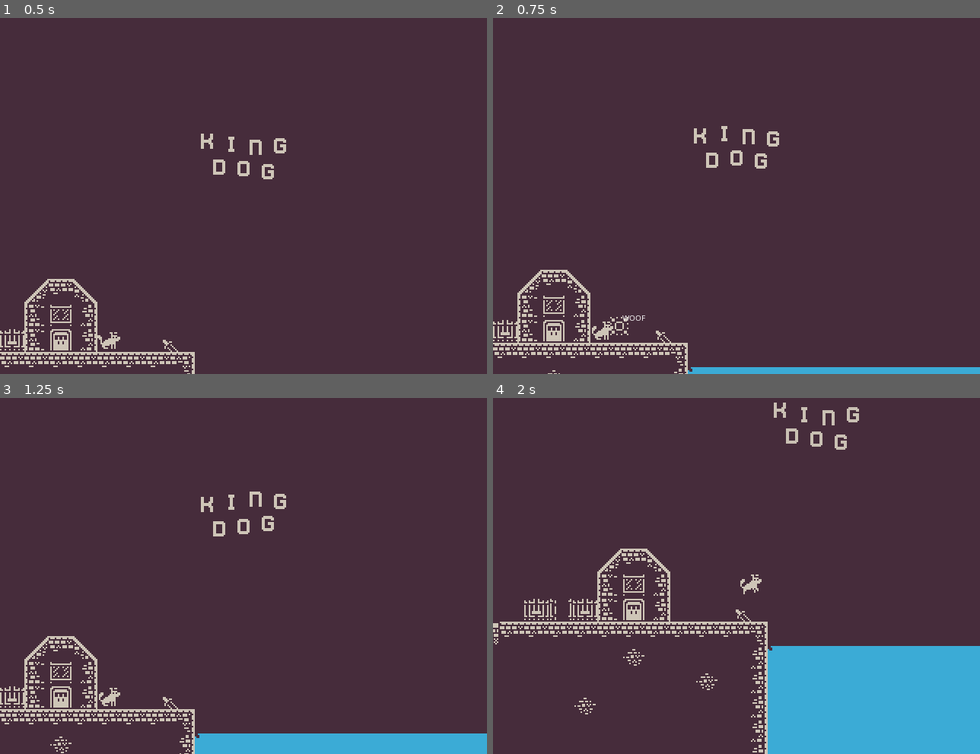
Above: before the commit, frames 1-4 (two rows, left to right).
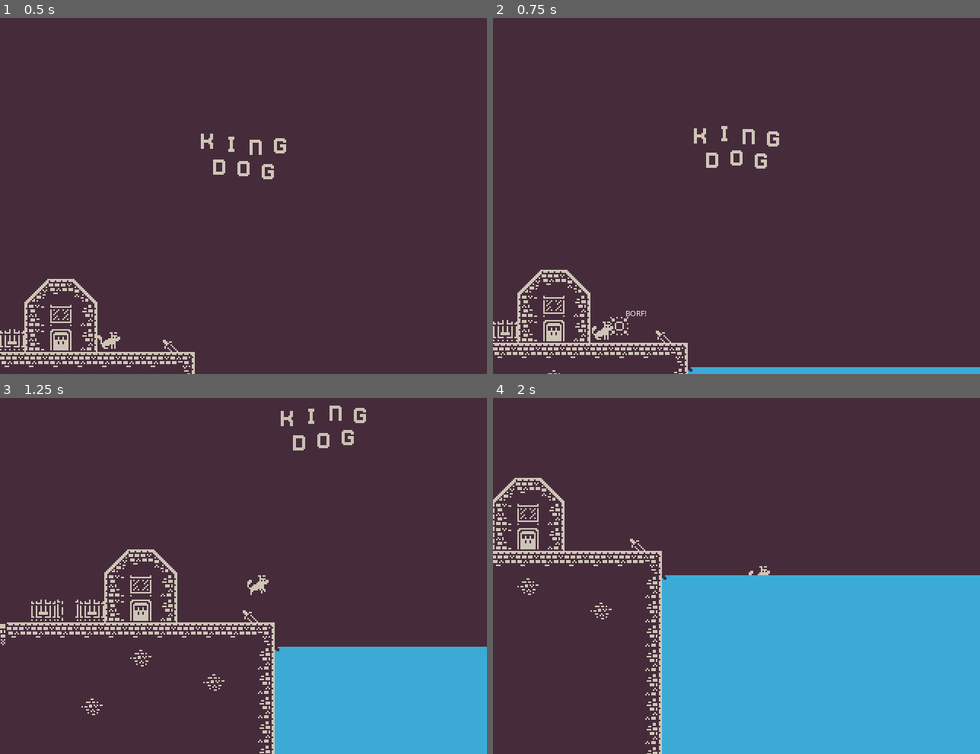
Above: after the commit, the same moments.

Repository: jdgazlay/king_dog
Game: Godot game, scene res://src/scenes/World.tscn
Two runs of this game, one before a commit and one after it. Both use one fixed random seed, a clock stepped at 60 frames per second and the inputs below.
Inputs:
- Up to frame 1 (0.5 s): no input
- Up to frame 2 (0.75 s): tap Enter at 0.5 s; hold Right (ui_right) from 0.53 s (still down); tap Space (bark) at 0.6 s
- Up to frame 3 (1.25 s): keep holding Right (ui_right); tap Up (ui_up) at 0.77 s
- Up to frame 4 (2 s): keep holding Right (ui_right); tap Space (bark) at 1.35 s; tap Up (ui_up) at 1.52 s

Frame 1 is identical in both runs. In frame 2, less than 0.1% of the frame differs, in the area x 26-32%, y 82-86%; in frame 3, 17%; in frame 4, 24%, in the area x 0-100%, y 1-100%.

Commit message:
add bark hint and directional borking

Diff:
--- a/src/scenes/Player.tscn
+++ b/src/scenes/Player.tscn
@@ -98,19 +98,20 @@
 
 [node name="WoofSprite1" type="Sprite" parent="."]
 visible = false
-position = Vector2( 11, -3 )
+position = Vector2( 11, -3.04377 )
 scale = Vector2( 0.382064, 0.382064 )
 texture = ExtResource( 3 )
 
 [node name="Woof" type="Label" parent="."]
 visible = false
-margin_left = 13.4063
-margin_top = -11.9725
-margin_right = 25.4063
-margin_bottom = -3.97246
+margin_left = -24.0
+margin_top = -17.0
+margin_right = 28.0
+margin_bottom = -9.0
 custom_fonts/font = ExtResource( 4 )
 custom_colors/font_color = Color( 1, 1, 1, 1 )
 text = "WOOF"
+align = 2
 __meta__ = {
 "_edit_use_anchors_": false,
 "_editor_description_": ""
@@ -118,13 +119,14 @@
 
 [node name="Borf" type="Label" parent="."]
 visible = false
-margin_left = 13.4063
-margin_top = -11.9725
-margin_right = 25.4063
-margin_bottom = -3.97246
+margin_left = -26.0
+margin_top = -15.0
+margin_right = 29.0
+margin_bottom = -7.0
 custom_fonts/font = ExtResource( 4 )
 custom_colors/font_color = Color( 1, 1, 1, 1 )
 text = "BORF!"
+align = 2
 __meta__ = {
 "_edit_use_anchors_": false,
 "_editor_description_": ""
@@ -132,13 +134,14 @@
 
 [node name="Bork" type="Label" parent="."]
 visible = false
-margin_left = 13.4063
-margin_top = -11.9725
-margin_right = 25.4063
-margin_bottom = -3.97246
+margin_left = -23.0
+margin_top = -19.0
+margin_right = 28.0
+margin_bottom = -11.0
 custom_fonts/font = ExtResource( 4 )
 custom_colors/font_color = Color( 1, 1, 1, 1 )
 text = "BORK!"
+align = 2
 __meta__ = {
 "_edit_use_anchors_": false,
 "_editor_description_": ""
--- a/src/scenes/World.tscn
+++ b/src/scenes/World.tscn
@@ -16,6 +16,8 @@
 [ext_resource path="res://src/scripts/Title.gd" type="Script" id=14]
 [ext_resource path="res://assets/water/fish.png" type="Texture" id=15]
 [ext_resource path="res://assets/water/water_splash.png" type="Texture" id=16]
+[ext_resource path="res://assets/e_key.png" type="Texture" id=17]
+[ext_resource path="res://assets/open_sans_df.tres" type="DynamicFont" id=18]
 
 [sub_resource type="TileSet" id=1]
 0/name = "kenney_tilemap.png 0"
@@ -264,6 +266,28 @@
 
 [node name="Tween" type="Tween" parent="Title"]
 
+[node name="BarkHint" type="Node2D" parent="Title"]
+modulate = Color( 1, 1, 1, 0 )
+position = Vector2( 90.2339, 144.194 )
+
+[node name="Label" type="Label" parent="Title/BarkHint"]
+margin_left = -7.19473
+margin_top = -10.4923
+margin_right = 58.8053
+margin_bottom = -2.49229
+custom_fonts/font = ExtResource( 18 )
+text = "Press \"E\" or \"space\" to bark"
+__meta__ = {
+"_edit_use_anchors_": false
+}
+
+[node name="Sprite" type="Sprite" parent="Title/BarkHint"]
+position = Vector2( 24.4321, 4.19694 )
+scale = Vector2( 0.606538, 0.606538 )
+texture = ExtResource( 17 )
+
+[node name="HintTween" type="Tween" parent="Title/BarkHint"]
+
 [node name="Player" parent="." instance=ExtResource( 10 )]
 position = Vector2( 72, 168 )
 
--- a/src/scripts/Player.gd
+++ b/src/scripts/Player.gd
@@ -18,6 +18,7 @@
 var is_jumping: = false
 var is_barking: = false
 var just_landed: = false
+var rand_bark: Label
 
 onready var bark_words = [woof, borf, bork]
 
@@ -84,27 +85,48 @@
 	elif velocity.x > 0:
 		sprite.flip_h = false
 
-	if is_barking:
-		woof_sprite.position = Vector2(-11, -3) if sprite.flip_h else Vector2(11, -3)
+	_bark_animations()
 
-		if bark_tween.is_active():
-			return
 
-		bark_tween.interpolate_property(
-			woof_sprite,
-			"scale",
-			Vector2(0.382, 0.382),
-			Vector2(1, 1),
-			.25,
-			Tween.TRANS_BACK,
-			Tween.EASE_OUT
-		)
+func _orient_borfs() -> void:
+	if sprite.flip_h:
+		woof_sprite.position = Vector2(-11, -3)
+		if rand_bark:
+			rand_bark.align = Label.ALIGN_LEFT
+	else:
+		woof_sprite.position = Vector2(11, -3)
+		if rand_bark:
+			rand_bark.align = Label.ALIGN_RIGHT
+
+
+func _bark_animations() -> void:
+	if not is_barking:
+		return
+
+	_orient_borfs()
+
+	if bark_tween.is_active():
+		return
+
+	rand_bark = bark_words[rand_range(0, bark_words.size())]
+	_orient_borfs()
+
+	bark_tween.interpolate_property(
+		woof_sprite,
+		"scale",
+		Vector2(0.382, 0.382),
+		Vector2(1, 1),
+		.25,
+		Tween.TRANS_BACK,
+		Tween.EASE_OUT
+	)
+	if not bark_tween.get_signal_connection_list("tween_all_completed"):
 		bark_tween.connect("tween_all_completed", self, "_reset_bark")
-		woof_sprite.visible = true
-		var timer = Timer.new()
-		bark_tween.start()
-		bark_words[rand_range(0, bark_words.size())].visible = true
-		is_barking = false
+
+	woof_sprite.visible = true
+	rand_bark.visible = true
+	bark_tween.start()
+	is_barking = false
 
 
 func _reset_bark() -> void:
--- a/src/scripts/World.gd
+++ b/src/scripts/World.gd
@@ -5,34 +5,55 @@
 onready var StartCameraTarget: = $StartCameraTarget as Area2D
 onready var TitleText: = $Title as Node2D
 onready var water_animation_player: = $Water/Fish/AnimationPlayer as AnimationPlayer
+onready var bark_hint_tween: = $Title/BarkHint/HintTween as Tween
+onready var bark_hint: = $Title/BarkHint as Node2D
 
-var game_started: = false
 var barks: = 0
 var fish_timer: Timer
+var bark_timer: Timer
 
 func _ready():
 	camera.set_transition_speed(.01)
 	camera.set_target(StartCameraTarget)
+	_start_bark_timer()
 	_start_fish_timer()
 
 
 func _input(event):
-	if not game_started and barks >= 3:
+	if Global.current_mode == Global.game_mode.START and barks >= 2:
 		if event is InputEventKey:
 			if event.pressed:
-				game_started = true
-				camera.set_transition_speed(.10)
-				camera.set_target(player)
-				TitleText.fade_out()
-				Global.set_game_mode(Global.game_mode.NORMAL)
+				_start_game()
+				bark_timer.queue_free()
+
+
+
+func _give_bark_hint() -> void:
+	bark_hint_tween.interpolate_property(
+		bark_hint,
+		"modulate",
+		Color.transparent,
+		Color.white,
+		1.5,
+		Tween.TRANS_LINEAR,
+		Tween.EASE_IN_OUT
+	)
+	bark_hint_tween.start()
 
 
 func _start_game() -> void:
-	game_started = true
 	camera.set_transition_speed(.10)
 	camera.set_target(player)
 	TitleText.fade_out()
 	Global.set_game_mode(Global.game_mode.NORMAL)
+
+
+func _start_bark_timer() -> void:
+	bark_timer = Timer.new()
+	bark_timer.one_shot = true
+	bark_timer.connect("timeout", self, "_give_bark_hint")
+	add_child(bark_timer)
+	bark_timer.start(10)
 
 
 func _start_fish_timer():
Binary file added: assets/e_key.png
Not shown, added: assets/e_key.png.import
Binary file added: assets/spacebar.png
Not shown, added: assets/spacebar.png.import
Not shown: 1 places in src/scenes/World.tscn that only renumber resources
